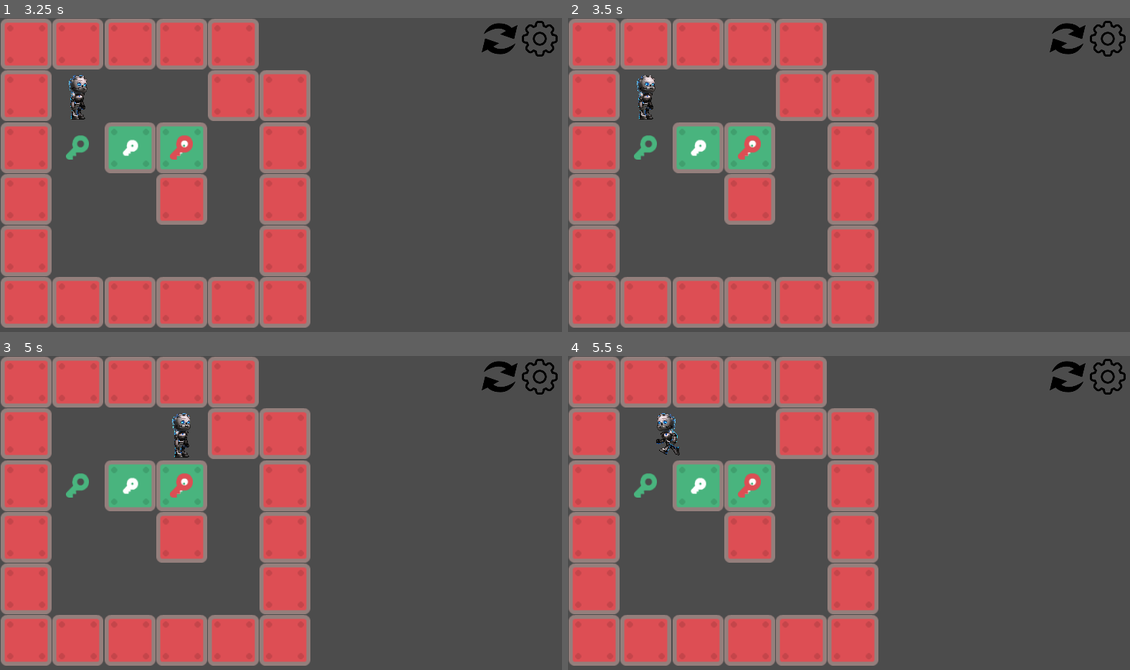
Above: before the commit, frames 1-4 (two rows, left to right).
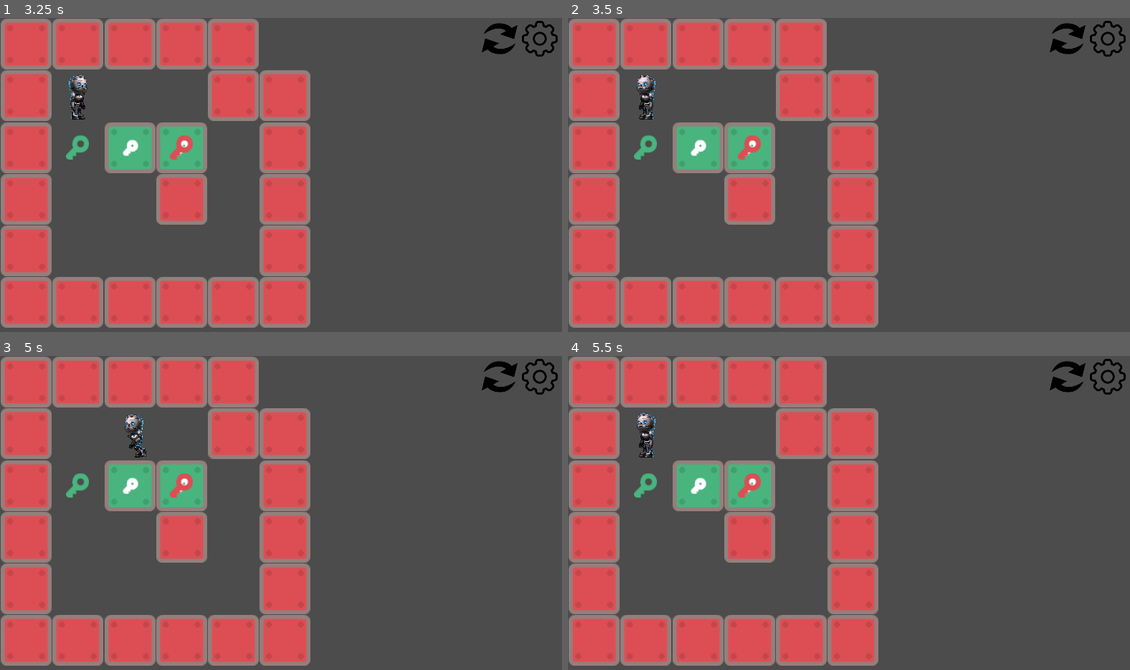
Above: after the commit, the same moments.

Repository: giabao/godot-block
Game: Godot game, scene res://GameMain.tscn
The game is run twice, just before and just after one commit, with the same random seed, the same clock (stepped at 60 frames per second) and the same inputs.
Inputs (mouse positions are in pixels of both pictures, inside the frame that each line leads up to):
- Up to frame 1 (3.25 s): tap Enter at 0.5 s; move the mouse to (410, 178) at 0.52 s; hold Right (move_right) 0.53-1.25 s; click (410, 178) at 0.67 s; click (500, 39) at 1.25 s; click (539, 39) at 2 s; tap Space at 2.75 s; drag from (174, 215) to (78, 146) at 2.77 s
- Up to frame 2 (3.5 s): no input
- Up to frame 3 (5 s): move the mouse to (342, 456) at 3.52 s; hold Right (move_right) 3.53-4.25 s; click (342, 456) at 3.67 s; drag from (258, 607) to (179, 484) at 4.27 s
- Up to frame 4 (5.5 s): move the mouse to (1028, 588) at 5.02 s; hold Left (move_left) from 5.03 s (still down); click (1028, 588) at 5.17 s

Frame 1 is identical in both runs. In frame 2, 0.3% of the frame differs, in the area x 12-16%, y 18-33%; in frame 3, 0.6%; in frame 4, 0.6%, in the area x 12-20%, y 18-33%.

Commit message:
Touchscreen support

Diff:
--- a/player/PlayerIdle.gd
+++ b/player/PlayerIdle.gd
@@ -3,13 +3,17 @@
 
 # Upon entering the state, we set the Player node's velocity to zero.
 func enter(_msg := {}) -> void:
-	player.animate(Vector2.ZERO)
+    player.animate(Vector2.ZERO)
 
 func handle_input(e):
-	var d := Player.direction_from_input()
-	player.animate(d)
+    player.calc_next_direction(e)
+    player.animate(player.next_direction)
 
-	if d != Vector2.ZERO:
-		print("_input: %s" % e)
-		if g.canMovePlayer(player.pos, d):
-			state_machine.transition_to("Moving", {direction = d})
+    if ! (e is InputEventMouseMotion || e is InputEventScreenDrag):
+        print("_input: %s" % e)
+
+    if player.next_direction != Vector2.ZERO:
+        if g.canMovePlayer(player.pos, player.next_direction):
+            state_machine.transition_to("Moving", {direction = player.next_direction})
+        else:
+            player.next_direction = Vector2.ZERO
--- a/player/player.gd
+++ b/player/player.gd
@@ -16,16 +16,7 @@
 
 func _ready():
 	$AnimationTree.active = true
-
-static func direction_from_input() -> Vector2:
-	return (
-		Vector2.RIGHT if Input.get_action_strength("move_right") > 0 else
-		Vector2.LEFT  if Input.get_action_strength("move_left") > 0 else
-		Vector2.DOWN  if Input.get_action_strength("move_down") > 0 else
-		Vector2.UP    if Input.get_action_strength("move_up") > 0 else
-		Vector2.ZERO
-	)
-
+	$StateMachine.connect("transitioned", self, "_on_state_transitioned")
 
 func animate(d: Vector2):
 	match d: # Vector2i
@@ -39,3 +30,48 @@
 			$AnimationTree["parameters/state/current"] = AnimStates.UP
 		Vector2.ZERO:
 			$AnimationTree["parameters/state/current"] = AnimStates.IDLE
+
+
+
+static func direction_from_input() -> Vector2:
+	return (
+		Vector2.RIGHT if Input.get_action_strength("move_right") > 0 else
+		Vector2.LEFT  if Input.get_action_strength("move_left") > 0 else
+		Vector2.DOWN  if Input.get_action_strength("move_down") > 0 else
+		Vector2.UP    if Input.get_action_strength("move_up") > 0 else
+		Vector2.ZERO
+	)
+
+var next_direction := Vector2.ZERO
+func _on_state_transitioned(new_state):
+	if new_state == "Moving":
+		next_direction = Vector2.ZERO
+##########
+var swipe_start := Vector2.ZERO
+const minimum_drag = 100
+
+func calc_next_direction(e):
+	var d := Vector2.ZERO
+	if e is InputEventScreenTouch:
+		print("touch: %s, %s" % [e.pressed, e.get_position()])
+		if e.pressed:
+			swipe_start = e.get_position()
+		else:
+			d = _calculate_swipe(e.get_position())
+	else:
+		d = direction_from_input()
+	if d != Vector2.ZERO:
+		next_direction = d
+
+func _calculate_swipe(swipe_end: Vector2) -> Vector2:
+	if swipe_start == Vector2.ZERO:
+		return Vector2.ZERO
+
+	var swipe = swipe_end - swipe_start
+	return (
+		Vector2.RIGHT if swipe.x > minimum_drag else
+		Vector2.LEFT  if swipe.x < -minimum_drag else
+		Vector2.DOWN  if swipe.y > minimum_drag else
+		Vector2.UP    if swipe.y < -minimum_drag else
+		Vector2.ZERO
+	)
--- a/project.godot
+++ b/project.godot
@@ -116,7 +116,6 @@
 move_left={
 "deadzone": 0.5,
 "events": [ Object(InputEventKey,"resource_local_to_scene":false,"resource_name":"","device":0,"alt":false,"shift":false,"control":false,"meta":false,"command":false,"pressed":false,"scancode":0,"physical_scancode":16777231,"unicode":0,"echo":false,"script":null)
-, Object(InputEventKey,"resource_local_to_scene":false,"resource_name":"","device":0,"alt":false,"shift":false,"control":false,"meta":false,"command":false,"pressed":false,"scancode":0,"physical_scancode":0,"unicode":0,"echo":false,"script":null)
 , Object(InputEventJoypadMotion,"resource_local_to_scene":false,"resource_name":"","device":0,"axis":0,"axis_value":-1.0,"script":null)
 , Object(InputEventJoypadButton,"resource_local_to_scene":false,"resource_name":"","device":0,"button_index":14,"pressure":0.0,"pressed":false,"script":null)
  ]
@@ -150,6 +149,10 @@
  ]
 }
 
+[input_devices]
+
+pointing/emulate_touch_from_mouse=true
+
 [network]
 
 limits/debugger_stdout/max_chars_per_second=1000000
Not shown, changed: .gitignore
